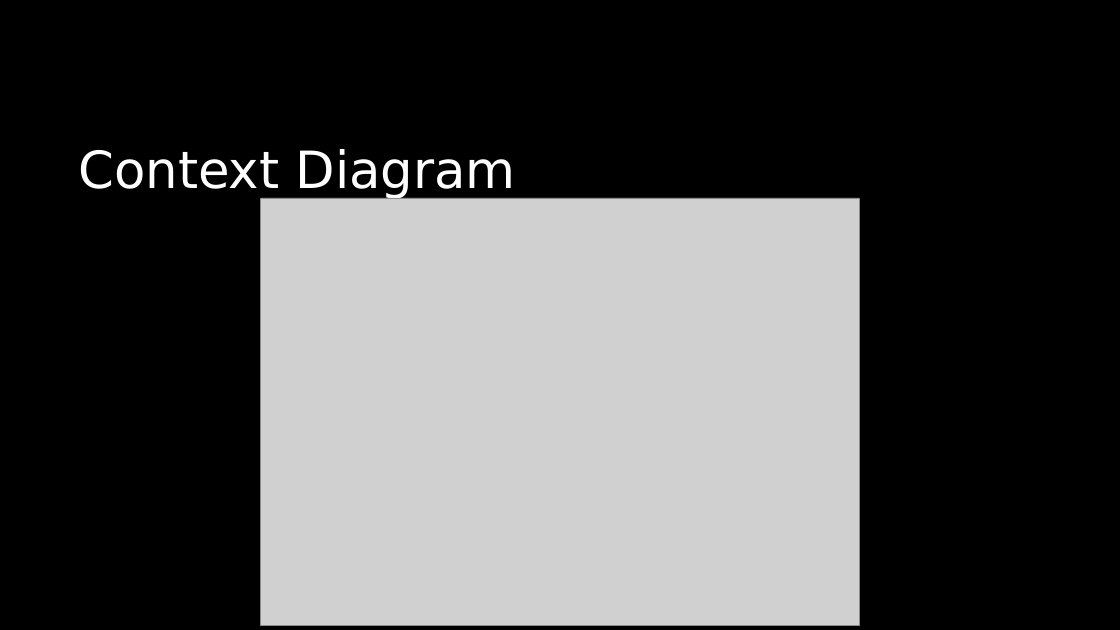
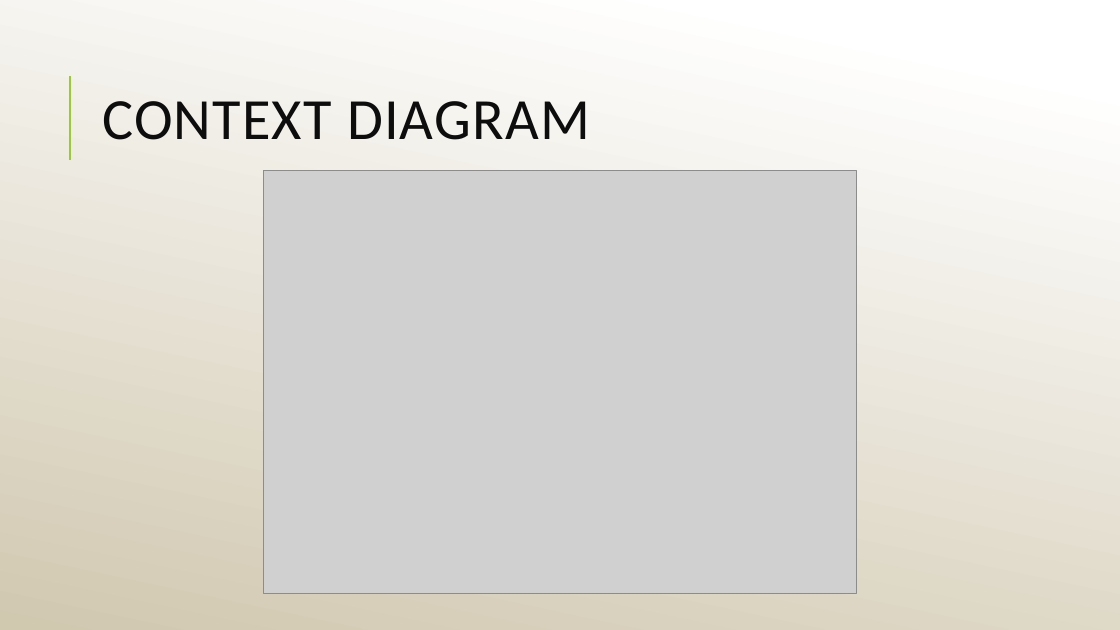
Before and after one commit to S-Apulu3008/CapstoneProject, a slide deck: slide 6 of PitchPresentation/PitchPresentation.pptx. Drawn at 1120x630 pixels with LibreOffice and Linux fonts; fonts in the diff are those of the drawing; grey boxes stand for pictures. Boxes give left, top, right and bottom in pixels: in the first picture for what was removed or moved away, otherwise in the second. Text is boxed around its words. In the diff, an @@ line names an element or a change of style, - is before the commit and + after.

```diff
--- a/PitchPresentation/PitchPresentation.pptx
+++ b/PitchPresentation/PitchPresentation.pptx
@@ background #000000 to gradient #FFFFFF to #D1C8B1 @@
@@ title "CONTEXT DIAGRAM" at <box>102,101,590,140</box>: vertical alignment top to middle @@
@@ line added from (70, 160) to (70, 76), #99CB38 1.5 pt @@
@@ title at <box>102,101,590,140</box>: text changed; size 44 to 50 pt; font DejaVu Sans to Calibri; text colour #FFFFFF to #0D0D0D @@
-Context Diagram
+CONTEXT DIAGRAM
@@ picture: place and size @@
-picture at <box>261,198,860,626</box>
+picture at <box>264,171,856,594</box>
```
Also in this commit, not shown: 7 other slides changed, 1 slide added, 1 slide removed.
